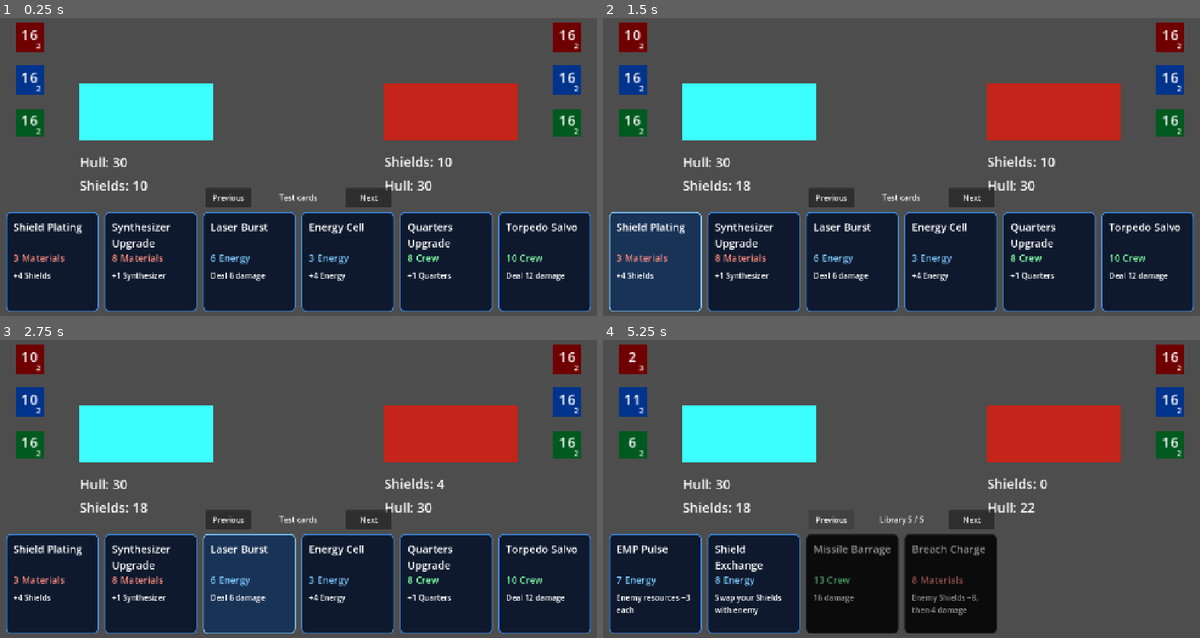
Above: before the commit, frames 1-4 (two rows, left to right).
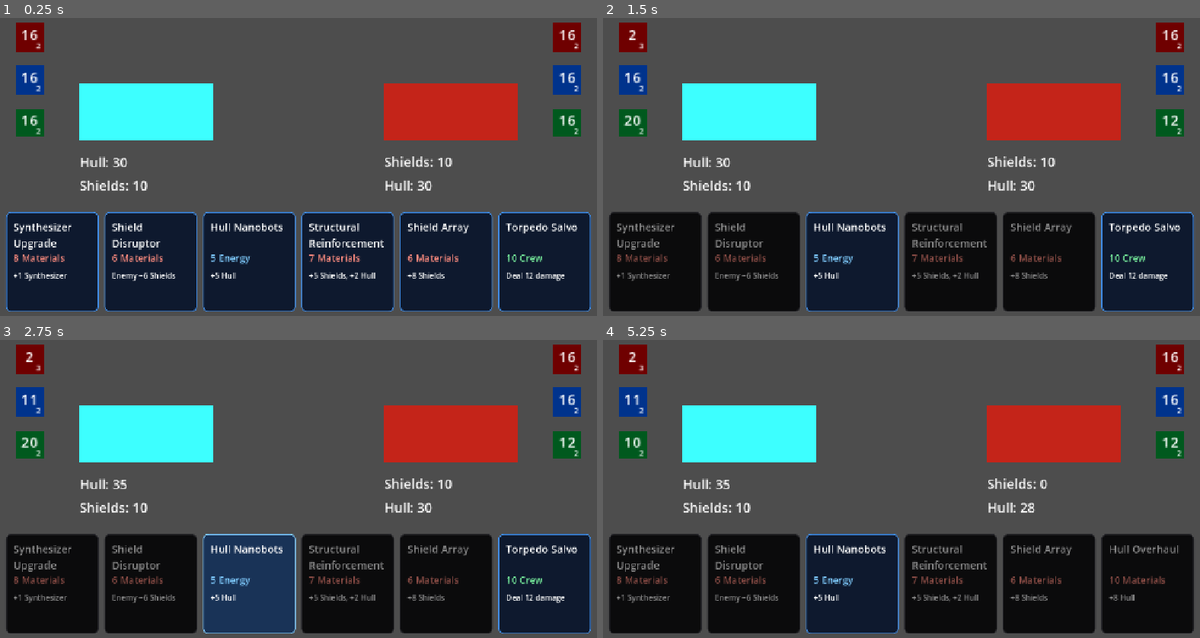
Above: after the commit, the same moments.

Repository: RPGMaster2000/arcospace
Game: Godot game, scene res://scenes/board.tscn
The game is run twice, just before and just after one commit, with the same random seed, the same clock (stepped at 60 frames per second) and the same inputs.
Inputs (mouse positions are in pixels of both pictures, inside the frame that each line leads up to):
- Up to frame 1 (0.25 s): no input
- Up to frame 2 (1.5 s): click "Shield Plating" (after the commit: "Synthesizer Upgrade") at 0.5 s; click "Shield Plating" (after the commit: "Crew Capture") at 1.25 s
- Up to frame 3 (2.75 s): click "Laser Burst" (after the commit: "Hull Nanobots") at 2 s
- Up to frame 4 (5.25 s): click (752, 584) at 2.75 s, where only the run before the commit has a clickable "Synthesizer Upgrade"; click (949, 584) at 3.5 s, where only the run before the commit has a clickable "Energy Cell"; click "Torpedo Salvo" at 4.25 s; click (829, 518) at 5 s, where only the run before the commit has a clickable "Previous"

The runs differ from the first frame. In frame 1, 3.5% of the frame differs, in the area x 2-79%, y 56-89%; in frame 2, 22%; in frame 3, 22%; in frame 4, 27%, in the area x 1-99%, y 32-99%.

Commit message:
Add player hand with effect resolution and same-slot card replacement

Diff:
--- a/scenes/board.tscn
+++ b/scenes/board.tscn
@@ -2,6 +2,15 @@
 
 [ext_resource type="Script" uid="uid://dlvtg8frjn3ex" path="res://scripts/board.gd" id="1_bw3vb"]
 [ext_resource type="PackedScene" path="res://scenes/card.tscn" id="2_card"]
+
+[ext_resource type="Script" path="res://scripts/card_hand.gd" id="3_hand"]
+
+[ext_resource type="Resource" path="res://cards/01_shield_plating.tres" id="preview_0"]
+[ext_resource type="Resource" path="res://cards/04_synthesizer_upgrade.tres" id="preview_1"]
+[ext_resource type="Resource" path="res://cards/12_laser_burst.tres" id="preview_2"]
+[ext_resource type="Resource" path="res://cards/08_energy_cell.tres" id="preview_3"]
+[ext_resource type="Resource" path="res://cards/18_quarters_upgrade.tres" id="preview_4"]
+[ext_resource type="Resource" path="res://cards/20_torpedo_salvo.tres" id="preview_5"]
 
 [node name="Board (Control)" type="Control" unique_id=1075141435]
 layout_mode = 3
@@ -280,6 +289,7 @@
 horizontal_alignment = 1
 
 [node name="ShieldPlatingCard" parent="." unique_id=1546922638 instance=ExtResource("2_card")]
+card_data = ExtResource("preview_0")
 layout_mode = 0
 offset_left = 25.0
 offset_top = 490.0
@@ -287,17 +297,8 @@
 offset_bottom = 700.0
 tooltip_text = "Shield Plating"
 
-[node name="TitleLabel" parent="ShieldPlatingCard" index="0"]
-text = "Shield Plating"
-
-[node name="CostLabel" parent="ShieldPlatingCard" index="1"]
-theme_override_colors/font_color = Color(1, 0.55, 0.5, 1)
-text = "3 Materials"
-
-[node name="DescriptionLabel" parent="ShieldPlatingCard" index="2"]
-text = "+4 Shields"
-
 [node name="SynthesizerUpgradeCard" parent="." unique_id=1931874927 instance=ExtResource("2_card")]
+card_data = ExtResource("preview_1")
 layout_mode = 0
 offset_left = 232.0
 offset_top = 490.0
@@ -306,18 +307,8 @@
 tooltip_text = "Synthesizer
 Upgrade"
 
-[node name="TitleLabel" parent="SynthesizerUpgradeCard" index="0"]
-text = "Synthesizer
-Upgrade"
-
-[node name="CostLabel" parent="SynthesizerUpgradeCard" index="1"]
-theme_override_colors/font_color = Color(1, 0.55, 0.5, 1)
-text = "8 Materials"
-
-[node name="DescriptionLabel" parent="SynthesizerUpgradeCard" index="2"]
-text = "+1 Synthesizer"
-
 [node name="LaserBurstCard" parent="." unique_id=851523899 instance=ExtResource("2_card")]
+card_data = ExtResource("preview_2")
 layout_mode = 0
 offset_left = 439.0
 offset_top = 490.0
@@ -325,11 +316,8 @@
 offset_bottom = 700.0
 tooltip_text = "Laser Burst"
 
-[node name="DescriptionLabel" parent="LaserBurstCard" index="2"]
-text = "Deal 6 damage.
-Shields first."
-
 [node name="EnergyCellCard" parent="." unique_id=1499939368 instance=ExtResource("2_card")]
+card_data = ExtResource("preview_3")
 layout_mode = 0
 offset_left = 646.0
 offset_top = 490.0
@@ -337,17 +325,8 @@
 offset_bottom = 700.0
 tooltip_text = "Energy Cell"
 
-[node name="TitleLabel" parent="EnergyCellCard" index="0"]
-text = "Energy Cell"
-
-[node name="CostLabel" parent="EnergyCellCard" index="1"]
-text = "3 Energy"
-
-[node name="DescriptionLabel" parent="EnergyCellCard" index="2"]
-text = "+4 Energy
-(net +1)"
-
 [node name="QuartersUpgradeCard" parent="." unique_id=1829315618 instance=ExtResource("2_card")]
+card_data = ExtResource("preview_4")
 layout_mode = 0
 offset_left = 853.0
 offset_top = 490.0
@@ -356,18 +335,8 @@
 tooltip_text = "Quarters
 Upgrade"
 
-[node name="TitleLabel" parent="QuartersUpgradeCard" index="0"]
-text = "Quarters
-Upgrade"
-
-[node name="CostLabel" parent="QuartersUpgradeCard" index="1"]
-theme_override_colors/font_color = Color(0.5, 1, 0.65, 1)
-text = "8 Crew"
-
-[node name="DescriptionLabel" parent="QuartersUpgradeCard" index="2"]
-text = "+1 Quarters"
-
 [node name="TorpedoSalvoCard" parent="." unique_id=1422461878 instance=ExtResource("2_card")]
+card_data = ExtResource("preview_5")
 layout_mode = 0
 offset_left = 1060.0
 offset_top = 490.0
@@ -375,42 +344,8 @@
 offset_bottom = 700.0
 tooltip_text = "Torpedo Salvo"
 
-[node name="TitleLabel" parent="TorpedoSalvoCard" index="0"]
-text = "Torpedo Salvo"
-
-[node name="CostLabel" parent="TorpedoSalvoCard" index="1"]
-theme_override_colors/font_color = Color(0.5, 1, 0.65, 1)
-text = "10 Crew"
-
-[node name="DescriptionLabel" parent="TorpedoSalvoCard" index="2"]
-text = "Deal 12 damage.
-Shields first."
-
-[node name="PreviousCards" type="Button" parent="."]
-layout_mode = 0
-offset_left = 445.0
-offset_top = 440.0
-offset_right = 540.0
-offset_bottom = 480.0
-text = "Previous"
-
-[node name="LibraryPage" type="Label" parent="."]
-layout_mode = 0
-offset_left = 540.0
-offset_top = 440.0
-offset_right = 740.0
-offset_bottom = 480.0
-text = "Test cards"
-horizontal_alignment = 1
-vertical_alignment = 1
-
-[node name="NextCards" type="Button" parent="."]
-layout_mode = 0
-offset_left = 740.0
-offset_top = 440.0
-offset_right = 835.0
-offset_bottom = 480.0
-text = "Next"
+[node name="CardHand" type="Node" parent="."]
+script = ExtResource("3_hand")
 
 [editable path="ShieldPlatingCard"]
 [editable path="SynthesizerUpgradeCard"]
--- a/scenes/card.tscn
+++ b/scenes/card.tscn
@@ -1,4 +1,6 @@
 [gd_scene format=3]
+
+[ext_resource type="Script" path="res://scripts/card_view.gd" id="1_view"]
 
 [sub_resource type="StyleBoxFlat" id="StyleNormal"]
 bg_color = Color(0.055, 0.10, 0.18, 1)
@@ -37,6 +39,7 @@
 corner_radius_bottom_right = 10
 
 [node name="Card" type="Button"]
+script = ExtResource("1_view")
 custom_minimum_size = Vector2(195, 210)
 offset_right = 195.0
 offset_bottom = 210.0
--- a/scripts/board.gd
+++ b/scripts/board.gd
@@ -1,41 +1,41 @@
 extends Control
 
-# HUVUDANSVAR: Visa och provspela kortbiblioteket samt aktuell status.
-# GÖR INTE: Hantera korthand, turer, AI eller animationer.
+# HUVUDANSVAR: Koppla korthand, korteffekter och spelplanens status.
+# GÖR INTE: Välja slumpkort, hantera turer, AI eller animationer.
 
-const CardLibrary = preload("res://scripts/card_library.gd")
 const CardEffects = preload("res://scripts/card_effects.gd")
-const CARD_SLOTS = ["ShieldPlatingCard", "SynthesizerUpgradeCard", "LaserBurstCard",
-	"EnergyCellCard", "QuartersUpgradeCard", "TorpedoSalvoCard"]
-# Behåll de tidigare sex testkorten som första vy.
-const STARTING_CARDS = [0, 3, 11, 7, 17, 19]
-var library_page: int = -1
+# Koppla scenens sex redigerbara kortknappar i Inspector.
+@export var card_slots: Array[NodePath] = [NodePath("ShieldPlatingCard"),
+	NodePath("SynthesizerUpgradeCard"), NodePath("LaserBurstCard"),
+	NodePath("EnergyCellCard"), NodePath("QuartersUpgradeCard"), NodePath("TorpedoSalvoCard")]
 var extra_action_requested: bool = false
+var resolving_card: bool = false
+@onready var hand = $CardHand
 
 #PLAYER
-var player_hull: int = 30
-var player_shields: int = 10
+@export var player_hull: int = 30
+@export var player_shields: int = 10
 
-var player_materials: int = 16
-var player_energy: int = 16
-var player_crew: int = 16
+@export var player_materials: int = 16
+@export var player_energy: int = 16
+@export var player_crew: int = 16
 
-var player_synthesizer: int = 2
-var player_reactor: int = 2
-var player_quarters: int = 2
+@export var player_synthesizer: int = 2
+@export var player_reactor: int = 2
+@export var player_quarters: int = 2
 
 
 # ENEMY
-var enemy_hull: int = 30
-var enemy_shields: int = 10
+@export var enemy_hull: int = 30
+@export var enemy_shields: int = 10
 
-var enemy_materials: int = 16
-var enemy_energy: int = 16
-var enemy_crew: int = 16
+@export var enemy_materials: int = 16
+@export var enemy_energy: int = 16
+@export var enemy_crew: int = 16
 
-var enemy_synthesizer: int = 2
-var enemy_reactor: int = 2
-var enemy_quarters: int = 2
+@export var enemy_synthesizer: int = 2
+@export var enemy_reactor: int = 2
+@export var enemy_quarters: int = 2
 
 @onready var player_hull_label: Label = $PlayerHullLabel
 @onready var player_shields_label: Label = $PlayerShieldsLabel
@@ -59,22 +59,11 @@
 @onready var enemy_quarters_label: Label = $EnemyResource3/quarters
 
 func _ready() -> void:
-	for slot in range(CARD_SLOTS.size()):
-		var button: Button = get_node(CARD_SLOTS[slot])
+	hand.deal(card_slots.size())
+	for slot in range(card_slots.size()):
+		var button: Button = get_node(card_slots[slot])
 		button.pressed.connect(_on_card_pressed.bind(slot))
-	$PreviousCards.pressed.connect(_change_page.bind(-1))
-	$NextCards.pressed.connect(_change_page.bind(1))
 	refresh_display()
-
-
-func _change_page(direction: int) -> void:
-	# -1 är startvyn; 0..4 visar hela biblioteket, sex kort per sida.
-	library_page = wrapi(library_page + direction, -1, 5)
-	refresh_display()
-
-
-func _card_index(slot: int) -> int:
-	return STARTING_CARDS[slot] if library_page == -1 else library_page * 6 + slot
 
 
 func _read_state(side: String) -> Dictionary:
@@ -90,18 +79,26 @@
 
 
 func _on_card_pressed(slot: int) -> void:
-	var index: int = _card_index(slot)
-	if index >= CardLibrary.CARDS.size() or enemy_hull <= 0 or player_hull <= 0:
+	if resolving_card or slot < 0 or slot >= hand.cards.size():
 		return
-	var card: Resource = CardLibrary.CARDS[index]
+	if enemy_hull <= 0 or player_hull <= 0:
+		return
+	var card: Resource = hand.cards[slot]
+	if card == null:
+		return
 	var actor: Dictionary = _read_state("player")
 	var enemy: Dictionary = _read_state("enemy")
+	resolving_card = true
 	if not CardEffects.play(card, actor, enemy):
+		resolving_card = false
 		return
 	_write_state("player", actor)
 	_write_state("enemy", enemy)
-	# Turhanteraren kan senare använda denna flagga utan extra turinkomst.
+	# Sparas till en framtida turhanterare; ingen turinkomst ges här.
 	extra_action_requested = card.play_again
+	# Effekten är klar innan samma plats får sitt nya kort.
+	hand.replace_card(slot)
+	resolving_card = false
 	refresh_display()
 
 
@@ -123,19 +120,11 @@
 	enemy_reactor_label.text = str(enemy_reactor)
 	enemy_crew_label.text = str(enemy_crew)
 	enemy_quarters_label.text = str(enemy_quarters)
-	$LibraryPage.text = "Test cards" if library_page == -1 else "Library %d / 5" % (library_page + 1)
-	for slot in range(CARD_SLOTS.size()):
-		var button: Button = get_node(CARD_SLOTS[slot])
-		var index: int = _card_index(slot)
-		button.visible = index < CardLibrary.CARDS.size()
-		if not button.visible:
-			continue
-		var card: Resource = CardLibrary.CARDS[index]
-		button.get_node("TitleLabel").text = card.card_name
-		button.get_node("CostLabel").text = "%d %s" % [card.cost, card.family.capitalize()]
-		button.get_node("DescriptionLabel").text = card.description
-		var colors = {"materials": Color(1, 0.55, 0.5), "energy": Color(0.5, 0.8, 1), "crew": Color(0.5, 1, 0.65)}
-		button.get_node("CostLabel").add_theme_color_override("font_color", colors[card.family])
-		button.tooltip_text = card.card_name + "\n" + card.description
-		button.disabled = enemy_hull <= 0 or player_hull <= 0 or get("player_" + card.family) < card.cost
-		button.modulate = Color(0.55, 0.55, 0.55) if button.disabled else Color.WHITE
+	for slot in range(card_slots.size()):
+		var button = get_node(card_slots[slot])
+		var card: Resource = hand.cards[slot]
+		button.card_data = card
+		var playable: bool = card != null and enemy_hull > 0 and player_hull > 0
+		if playable:
+			playable = get("player_" + card.family) >= card.cost
+		button.set_playable(playable)
--- a/scripts/card_data.gd
+++ b/scripts/card_data.gd
@@ -1,11 +1,30 @@
+@tool
 extends Resource
 class_name CardData
 
 # HUVUDANSVAR: Kortets redigerbara data i Inspector.
 # GÖR INTE: Ändra spelstatus eller hantera turer.
-@export var card_name: String = ""
-@export_enum("materials", "energy", "crew") var family: String = "materials"
-@export var cost: int = 0
-@export_multiline var description: String = ""
-@export var effects: Dictionary = {}
-@export var play_again: bool = false
+@export var card_name: String = "":
+	set(value):
+		card_name = value
+		emit_changed()
+@export_enum("materials", "energy", "crew") var family: String = "materials":
+	set(value):
+		family = value
+		emit_changed()
+@export var cost: int = 0:
+	set(value):
+		cost = value
+		emit_changed()
+@export_multiline var description: String = "":
+	set(value):
+		description = value
+		emit_changed()
+@export var effects: Dictionary = {}:
+	set(value):
+		effects = value
+		emit_changed()
+@export var play_again: bool = false:
+	set(value):
+		play_again = value
+		emit_changed()
--- /dev/null
+++ b/scripts/card_hand.gd
@@ -0,0 +1,46 @@
+extends Node
+
+# HUVUDANSVAR: Dra en starthand och ersätta spelade kort.
+# GÖR INTE: Betala kostnader, utföra effekter eller hantera turer.
+const CardLibrary = preload("res://scripts/card_library.gd")
+# Tom pool använder card_library.gd. Dra in .tres-filer för en egen testpool.
+@export var card_pool: Array[Resource] = []
+# Tom starthand ger slumpkort. Fyll i för en bestämd testhand.
+@export var starting_hand: Array[Resource] = []
+@export_range(1, 6, 1) var max_copies: int = 2
+var cards: Array[Resource] = []
+var rng := RandomNumberGenerator.new()
+
+func deal(size: int) -> void:
+	cards.clear()
+	for slot in range(size):
+		var initial: Resource = starting_hand[slot] if slot < starting_hand.size() else null
+		if initial != null and cards.count(initial) < max_copies:
+			cards.append(initial)
+		else:
+			cards.append(draw_card())
+
+
+func draw_card(excluded_slot: int = -1) -> Resource:
+	var pool: Array = card_pool if not card_pool.is_empty() else CardLibrary.CARDS
+	var eligible: Array[Resource] = []
+	for card in pool:
+		if card == null or eligible.has(card):
+			continue
+		var copies: int = 0
+		for slot in range(cards.size()):
+			if slot != excluded_slot and cards[slot] == card:
+				copies += 1
+		if copies < max_copies:
+			eligible.append(card)
+	if eligible.is_empty():
+		push_warning("Kortpoolen är för liten för korthandens kopiegräns.")
+		return null
+	return eligible[rng.randi_range(0, eligible.size() - 1)]
+
+
+func replace_card(slot: int) -> void:
+	if slot < 0 or slot >= cards.size():
+		return
+	# Det spelade kortet räknas inte när ersättaren dras.
+	cards[slot] = draw_card(slot)
--- /dev/null
+++ b/scripts/card_view.gd
@@ -0,0 +1,37 @@
+@tool
+extends Button
+
+# HUVUDANSVAR: Visa en kortresurs i scenen och under körning.
+# GÖR INTE: Utföra effekter eller dra kort.
+@export var card_data: Resource:
+	set(value):
+		if card_data != null and card_data.changed.is_connected(refresh_card):
+			card_data.changed.disconnect(refresh_card)
+		card_data = value
+		if card_data != null:
+			card_data.changed.connect(refresh_card)
+		if is_node_ready():
+			refresh_card()
+
+func _ready() -> void:
+	refresh_card()
+
+
+func refresh_card() -> void:
+	if card_data == null:
+		$TitleLabel.text = "Empty slot"
+		$CostLabel.text = ""
+		$DescriptionLabel.text = ""
+		tooltip_text = ""
+		return
+	$TitleLabel.text = card_data.card_name
+	$CostLabel.text = "%d %s" % [card_data.cost, card_data.family.capitalize()]
+	$DescriptionLabel.text = card_data.description
+	var colors = {"materials": Color(1, 0.55, 0.5), "energy": Color(0.5, 0.8, 1), "crew": Color(0.5, 1, 0.65)}
+	$CostLabel.add_theme_color_override("font_color", colors.get(card_data.family, Color.WHITE))
+	tooltip_text = card_data.card_name + "\n" + card_data.description
+
+
+func set_playable(playable: bool) -> void:
+	disabled = not playable
+	modulate = Color.WHITE if playable else Color(0.55, 0.55, 0.55)
--- /dev/null
+++ b/tests/player_hand_test.gd
@@ -0,0 +1,68 @@
+extends SceneTree
+
+# Kör: godot --headless --path . --script res://tests/player_hand_test.gd
+const Library = preload("res://scripts/card_library.gd")
+const BoardScene = preload("res://scenes/board.tscn")
+var failures: int = 0
+
+func check(condition: bool, message: String) -> void:
+	if not condition:
+		push_error(message)
+		failures += 1
+
+func _initialize() -> void:
+	call_deferred("run")
+
+func run() -> void:
+	var board = BoardScene.instantiate()
+	var hand = board.get_node("CardHand")
+	hand.starting_hand.assign([Library.CARDS[11], Library.CARDS[0], Library.CARDS[3],
+		Library.CARDS[7], Library.CARDS[17], Library.CARDS[19]])
+	# En kontrollerad pool gör det tydligt att Laser Burst ersätts.
+	hand.card_pool.assign([Library.CARDS[0], Library.CARDS[1], Library.CARDS[2]])
+	root.add_child(board)
+	check(hand.cards.size() == 6, "Opening hand must have six cards")
+	var previous: Array = hand.cards.duplicate()
+	board.get_node(board.card_slots[0]).pressed.emit()
+	check(board.player_energy == 10, "Laser must cost exactly six; no turn income")
+	check(board.enemy_shields == 4 and board.enemy_hull == 30, "Laser must resolve before replacement")
+	check(hand.cards[0] != previous[0], "Played card must be replaced from the configured pool")
+	for slot in range(1, 6):
+		check(hand.cards[slot] == previous[slot], "Other slots must remain unchanged")
+	check(board.get_node(board.card_slots[0]).card_data == hand.cards[0], "View must show replacement")
+	board.player_materials = 0
+	board.refresh_display()
+	previous = hand.cards.duplicate()
+	var shields: int = board.player_shields
+	board._on_card_pressed(1)
+	check(hand.cards == previous and board.player_shields == shields, "Unaffordable play must not draw or resolve")
+	check(board.get_node(board.card_slots[1]).disabled, "Unaffordable card must be disabled")
+	# Random opening hands and repeated replacement enforce the two-copy rule.
+	hand.card_pool.clear()
+	hand.starting_hand.clear()
+	hand.rng.seed = 12345
+	for game in range(30):
+		hand.deal(6)
+		for step in range(100):
+			hand.replace_card(step % 6)
+			check(hand.cards.size() == 6, "Replacement must preserve hand size")
+			for card in hand.cards:
+				check(card != null and hand.cards.count(card) <= 2, "No more than two copies")
+	# Energy Surge retains its metadata, pays 4 and grants 5 only.
+	hand.cards[0] = Library.CARDS[13]
+	board.player_energy = 16
+	board._on_card_pressed(0)
+	check(board.player_energy == 17 and board.extra_action_requested, "Play-again must not grant income")
+	# Card resource edits propagate to the scene preview/view.
+	var view = board.get_node(board.card_slots[0])
+	var editable: Resource = Library.CARDS[0].duplicate(true)
+	view.card_data = editable
+	editable.card_name = "Preview test"
+	check(view.get_node("TitleLabel").text == "Preview test", "Resource edits must update card labels")
+	board.enemy_hull = 0
+	previous = hand.cards.duplicate()
+	board._on_card_pressed(0)
+	check(hand.cards == previous, "Defeated enemy must block further plays")
+	board.free()
+	print("Player hand checks: %d failures" % failures)
+	quit(1 if failures else 0)
Not shown, added: scripts/card_hand.gd.uid
Not shown, added: scripts/card_view.gd.uid
Not shown, changed: docs/card-library.md
